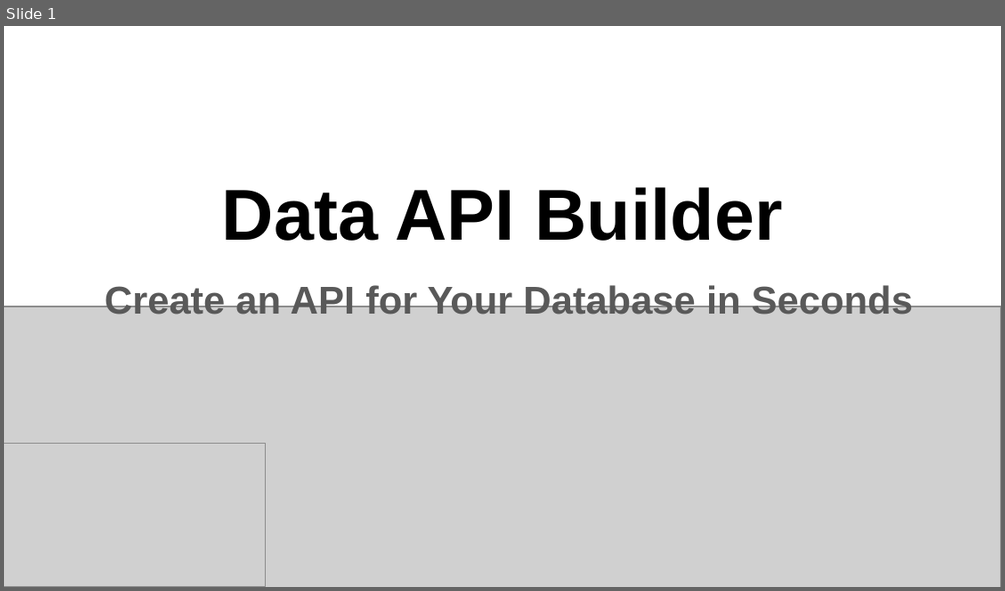
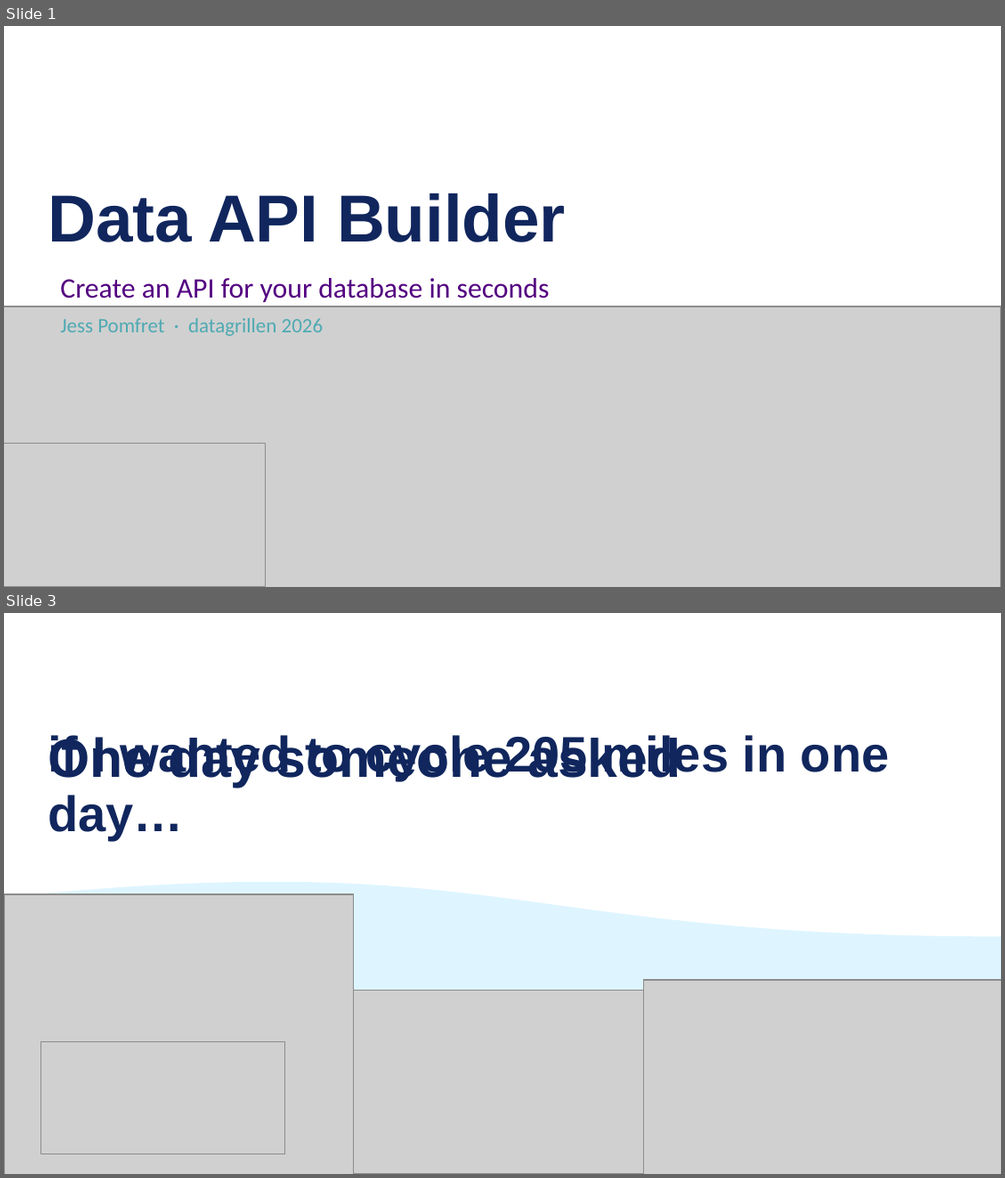
Before and after one commit to jpomfret/dab-presentation, a slide deck: Pomfret - dab - grillen.pptx. Shown one above the other, each under a label of ours: slide 1 before the commit, slides 1 and 3 after it; the slides between them are not shown. The pictures are 1005x591 and 1005x1178 pixels, drawn with LibreOffice and Linux fonts; fonts in the diff are those of the drawing; grey boxes stand for pictures. Boxes give left, top, right and bottom in pixels: in the first picture for what was removed or moved away, otherwise in the second. Text is boxed around its words. In the diff, an @@ line names an element or a change of style, - is before the commit and + after.

```diff
--- a/Pomfret - dab - grillen.pptx
+++ b/Pomfret - dab - grillen.pptx
@@ slide 3 added at box(4, 613, 1001, 1174), background #FFFFFF @@
@@ title added at box(48, 732, 889, 840), 36 pt, text #10265D, bold @@
+if I wanted to cycle 205 miles in one day…
@@ text added at box(48, 735, 680, 787), 39 pt, text #10265D, bold @@
+One day someone asked
@@ flow chart document added at box(4, 878, 1001, 1174), fill #DEF5FF @@
@@ picture added at box(4, 894, 354, 1174) @@
@@ picture added at box(643, 980, 1001, 1174) @@
@@ picture added at box(4, 989, 1001, 1174) @@
@@ picture added at box(40, 1042, 285, 1154) @@
@@ slide 1 changed as well @@
@@ title "Data API Builder" at box(48, 193, 566, 242): size 52 to 48 pt, text colour #000000 to #10265D; alignment centre to left @@
@@ subtitle at box(60, 278, 550, 336): text changed; size 28 to 20.4 pt; font Arial to Calibri; text colour #595959 to #530080; bold off @@
-Create an API for Your Database in Seconds
+Create an API for your database in seconds
+Jess Pomfret · datagrillen 2026
```
Also in this commit, not shown: 49 other slides added, 10 slides removed, 13 other files.
